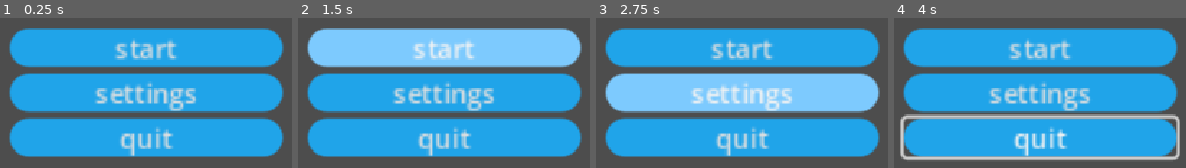
Above: before the commit, frames 1-4 (left to right).
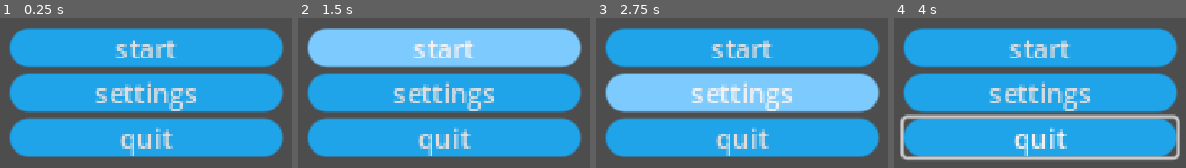
Above: after the commit, the same moments.

Repository: wuffgame/RAM-Clicker
Game: Godot game, scene res://sceny/menu.tscn
Two runs of this game, one before a commit and one after it. Both use one fixed random seed, a clock stepped at 60 frames per second and the inputs below.
Inputs (mouse positions are in pixels of both pictures, inside the frame that each line leads up to):
- Up to frame 1 (0.25 s): no input
- Up to frame 2 (1.5 s): click "start" at 0.5 s; click "start" at 1.25 s
- Up to frame 3 (2.75 s): click "settings" at 2 s
- Up to frame 4 (4 s): move the mouse to (outside the picture) at 2.77 s; hold Right 2.78-3.53 s; tap Alt at 2.85 s; click (outside the picture) at 2.92 s; move the mouse to (outside the picture) at 3.52 s; hold Down from 3.53 s (still down); tap Shift at 3.6 s

The runs differ from the first frame. In frame 1, 4.1% of the frame differs, in the area x 32-68%, y 14-92%; in frame 2, 3.7%; in frame 3, 3.4%; in frame 4, 4.2%.

Commit message:
Added Shop button and changed settings

Diff:
--- a/ram-clicker/project.godot
+++ b/ram-clicker/project.godot
@@ -30,6 +30,7 @@
 
 [rendering]
 
+textures/canvas_textures/default_texture_filter=0
 rendering_device/driver.windows="d3d12"
 renderer/rendering_method="gl_compatibility"
 renderer/rendering_method.mobile="gl_compatibility"
--- a/ram-clicker/sceny/main.tscn
+++ b/ram-clicker/sceny/main.tscn
@@ -62,3 +62,16 @@
 offset_bottom = 262.0
 text = "Intek 3101"
 label_settings = SubResource("LabelSettings_mh27j")
+
+[node name="Button" type="Button" parent="." unique_id=146170848]
+offset_left = 424.00003
+offset_top = -126.00001
+offset_right = 464.87167
+offset_bottom = -102.98626
+scale = Vector2(3.0753503, 3.4768844)
+
+[node name="Label" type="Label" parent="Button" unique_id=641996093]
+layout_mode = 0
+offset_right = 40.0
+offset_bottom = 23.0
+text = "Shop"
